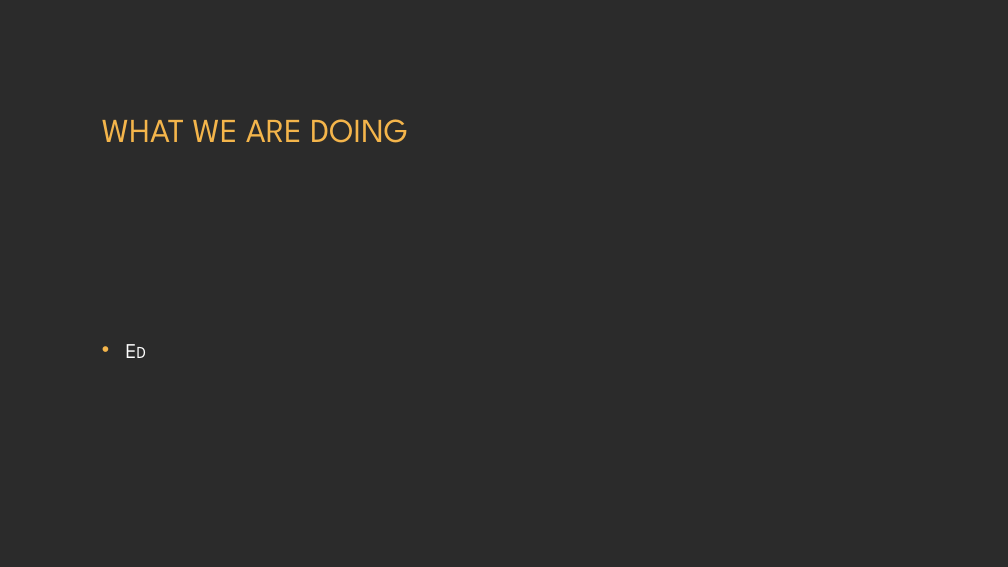
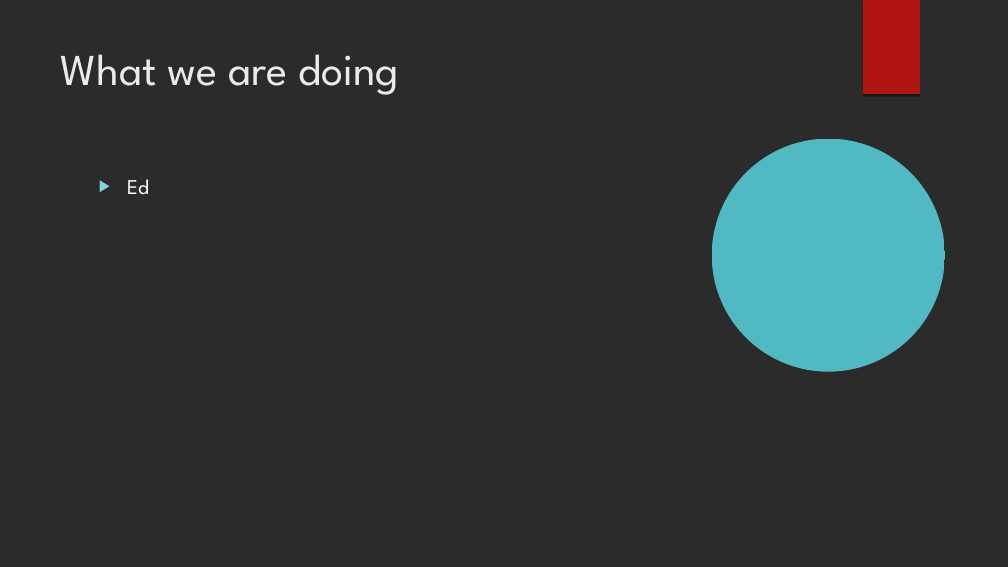
Before and after one commit to BenB33/ProfessionalismTeam2, a slide deck: slide 2 of PIM – Phase 1.odp. Drawn at 1008x567 pixels with LibreOffice and Linux fonts; fonts in the diff are those of the drawing; background and template pictures are left out; a plain dark background stands for a picture behind light text. Boxes give left, top, right and bottom in pixels: in the first picture for what was removed or moved away, otherwise in the second. Text is boxed around its words. In the diff, an @@ line names an element or a change of style, - is before the commit and + after.

```diff
--- a/PIM – Phase 1.odp
+++ b/PIM – Phase 1.odp
@@ freeform shape added at <box>863,0,920,95</box>, fill #B01513 @@
@@ title "What we are doing" at <box>61,54,400,95</box>: vertical alignment middle to top @@
@@ title at <box>61,54,400,95</box>: text changed; size 32 to 42 pt; text colour #F4B54B to #EBEBEB @@
-WHAT WE ARE DOING
+What we are doing
@@ freeform shape added at <box>712,138,944,371</box>, fill #50B9C1 @@
@@ text "Ed": place and size @@
-text "Ed" at <box>95,221,913,479</box>
+text "Ed" at <box>127,179,149,194</box>
@@ text "Ed" at <box>127,179,149,194</box>: small capitals off; bullet • to ▶; less space between paragraphs; bullet colour #F4B54B to #8AD0D6; vertical alignment middle to top @@
```
Also in this commit, not shown: 7 other slides changed, 5 slides added, 5 slides removed, 1 other file.
